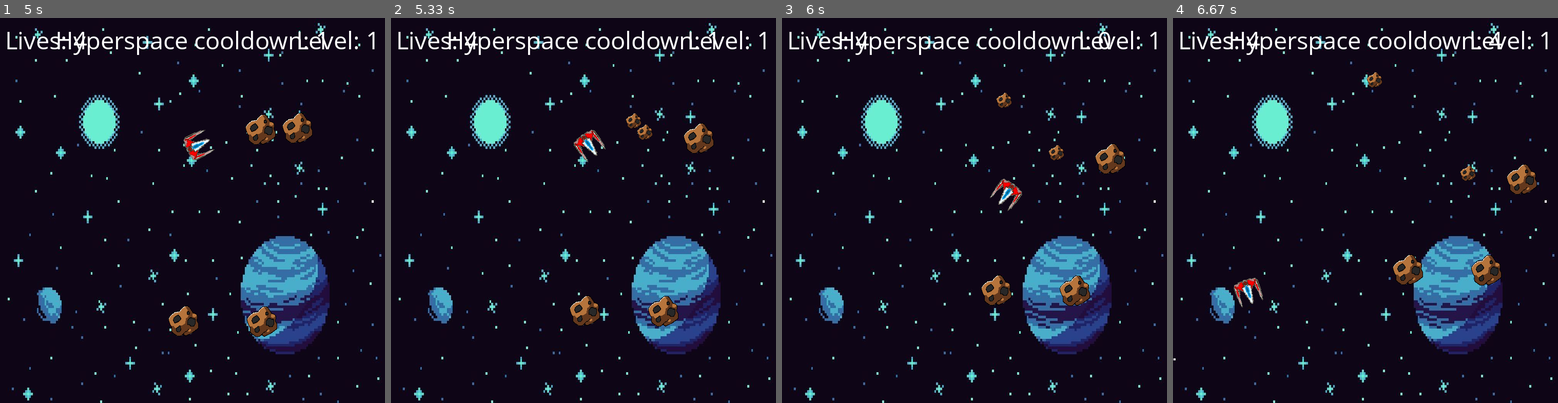
Above: before the commit, frames 1-4 (left to right).
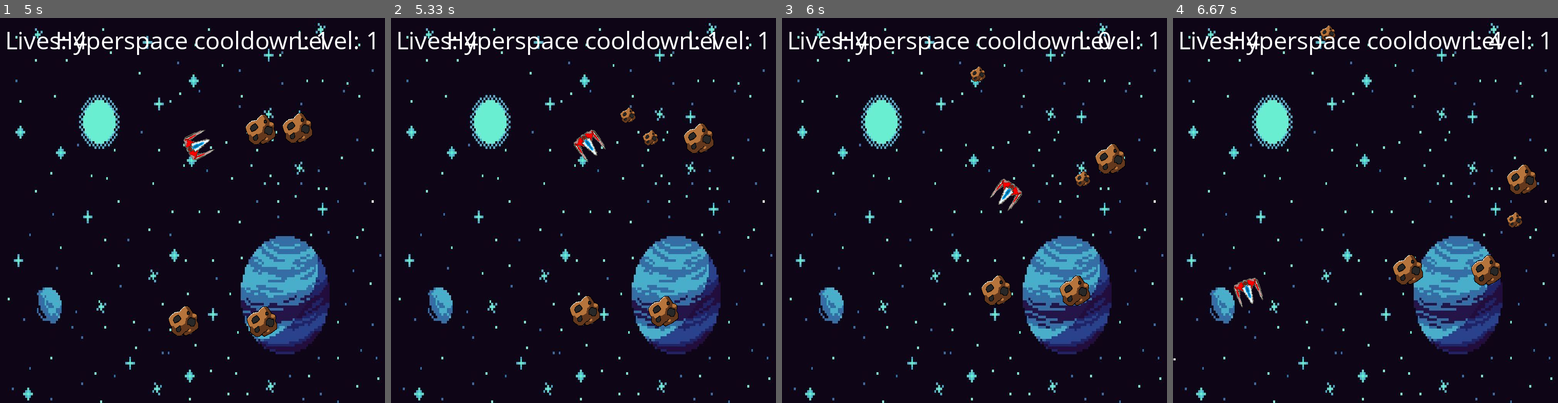
Above: after the commit, the same moments.

Repository: the-bald-lad/Pygame-asteroids
Game: pygame game, started from main.py
Same seed, same stepped clock (60 frames per second), same inputs: the game is played once before the commit and once after it.
Inputs:
- Up to frame 1 (5 s): tap H at 0.33 s; tap C at 0.67, 1.98, 3.48 s; hold D 1-1.47 s; tap Space at 1.07, 1.37, 1.57, 1.9, 2.2, 2.4, 2.7, 2.97, 3.27, 3.4, 3.8, 4.1, 4.47, 4.77, 4.97 s; hold W 1.5-1.8 s; hold D 1.83-2.3 s; hold A 2.33-2.87 s; hold A 2.9-3.3 s; hold W 3.33-3.7 s; hold D 3.73-4.37 s; hold A 4.4-4.87 s; hold D from 4.9 s (still down)
- Up to frame 2 (5.33 s): keep holding D; tap C at 5.05 s; tap Space at 5.27 s
- Up to frame 3 (6 s): release D at 5.37 s; hold W 5.4-5.7 s; tap Space at 5.47, 5.8 s; hold D from 5.73 s (still down)
- Up to frame 4 (6.67 s): tap Space at 6.1, 6.3, 6.6 s; release D at 6.2 s; hold A from 6.23 s (still down); tap C at 6.38 s

Frame 1 is identical in both runs. In frame 2, 0.3% of the frame differs, in the area x 59-70%, y 23-34%; in frame 3, 0.4%, in the area x 48-80%, y 12-44%; in frame 4, 0.4%.

Commit message:
Update main.py

Diff:
--- a/main.py
+++ b/main.py
@@ -149,7 +149,7 @@
         self.w = ASTEROID.get_width()
         self.h = ASTEROID.get_height()
         self.rect = ASTEROID.get_rect()
-        self.vel = randint(1, self.lvl)
+        self.vel = level+1
 
         self.ast_img = SMALL_ASTEROID
         self.mask = p.mask.from_surface(self.ast_img)
@@ -216,6 +216,7 @@
             return True
         if self.y < 0:
             return True
+
 
 def collsion(o1, o2):
     offset_x = o2.x - o1.x
